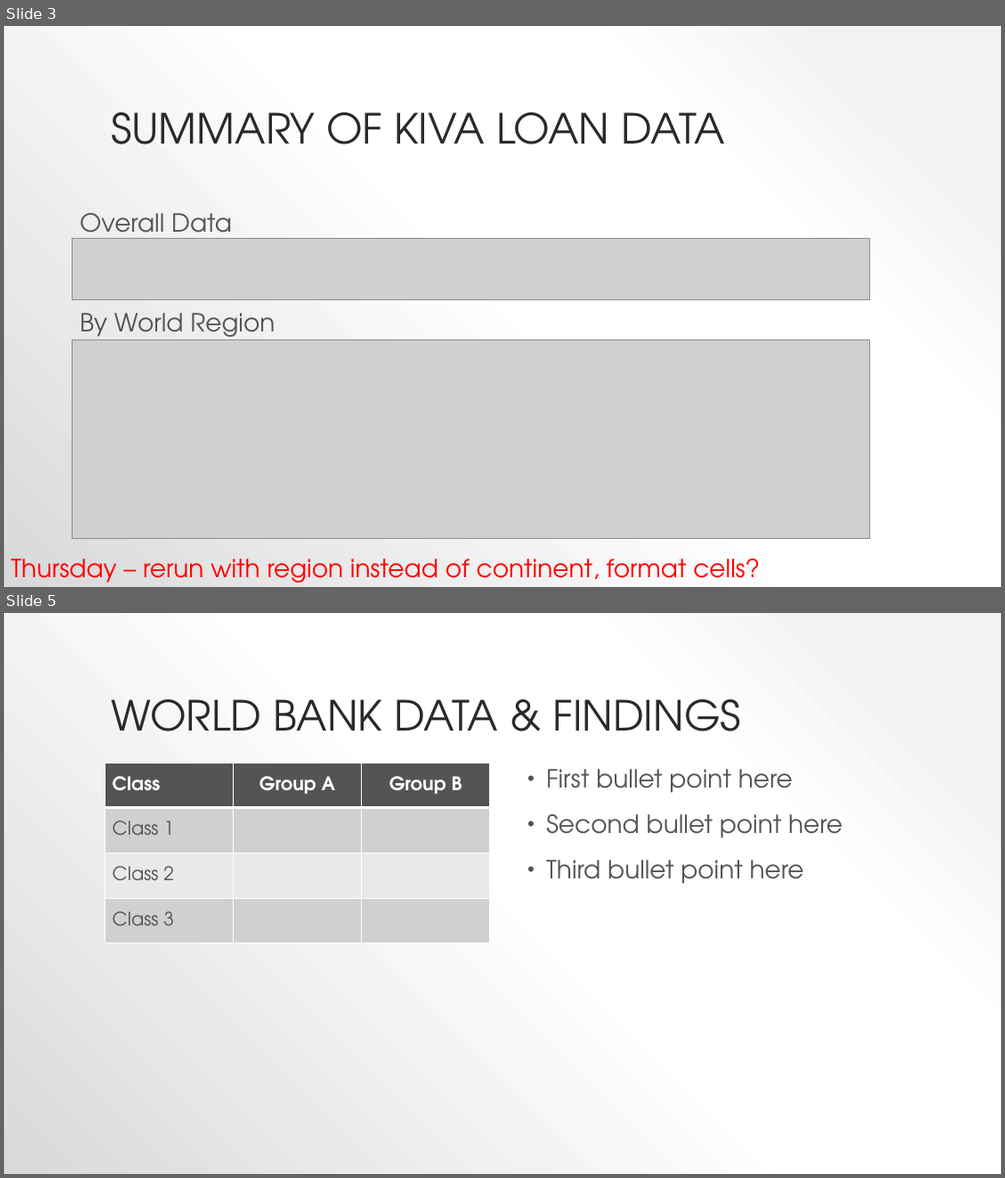
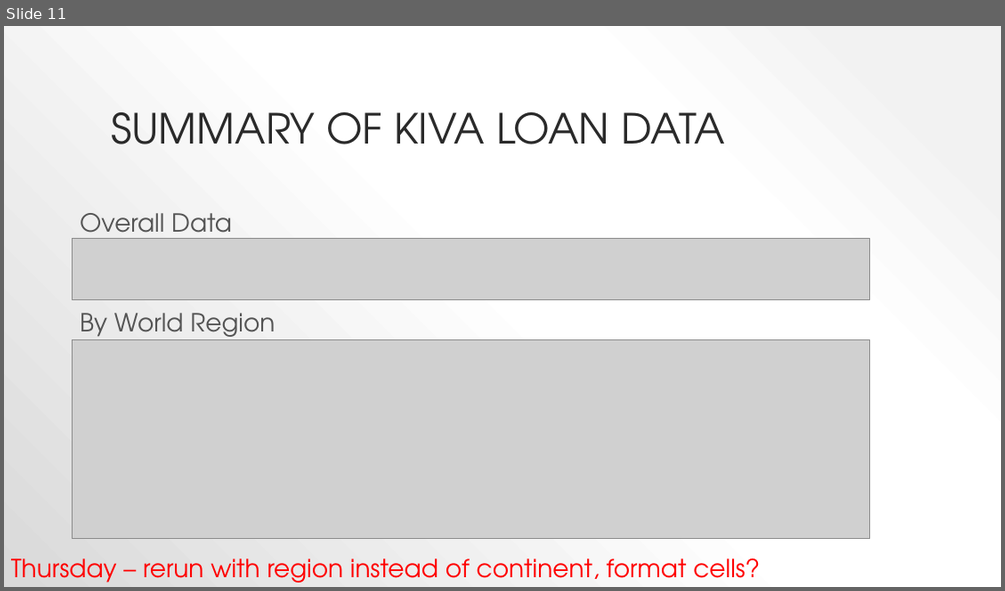
Before and after one commit to techsmj/RiceU-Project-1, a slide deck: KivaLoans.pptx. Shown one above the other, each under a label of ours: slides 3 and 5 before the commit, slide 11 after it; the slides between them are not shown. The pictures are 1005x1178 and 1005x591 pixels, drawn with LibreOffice and Linux fonts; fonts in the diff are those of the drawing; grey boxes stand for pictures. Boxes give left, top, right and bottom in pixels: in the first picture for what was removed or moved away, otherwise in the second. Text is boxed around its words. In the diff, an @@ line names an element or a change of style, - is before the commit and + after.

```diff
--- a/KivaLoans.pptx
+++ b/KivaLoans.pptx
@@ slide 5 removed at (4,613,1001,1174), background gradient #F2F2F2 to #FFFFFF to #D9D9D9 @@
@@ title removed at (111,699,741,731) @@
-WORLD BANK DATA & FINDINGS
@@ table removed at (105,763,491,943), 4 rows, 3 columns @@
-Class | Group A | Group B
-Class 1 |  | 
-Class 2 |  | 
-Class 3 |  | 
@@ text removed at (546,769,842,884) @@
-• First bullet point here
-• Second bullet point here
-• Third bullet point here
@@ what was slide 3 is now slide 11 @@
```
Also in this commit, not shown: 2 slides changed, 6 slides added, 5 other slides removed.
